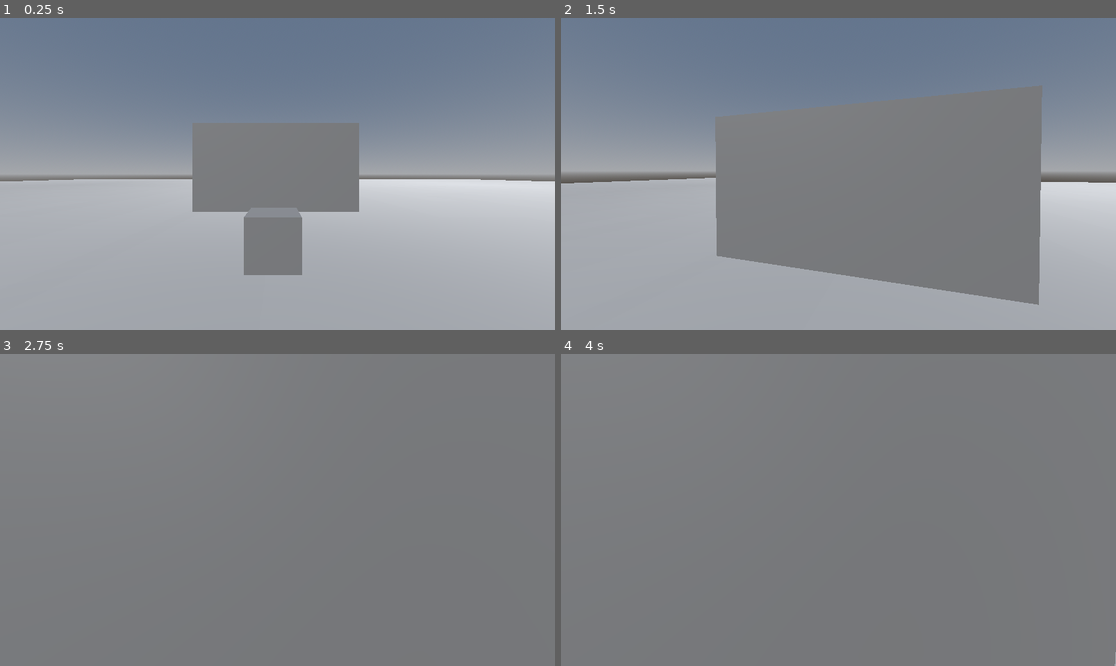
Above: before the commit, frames 1-4 (two rows, left to right).
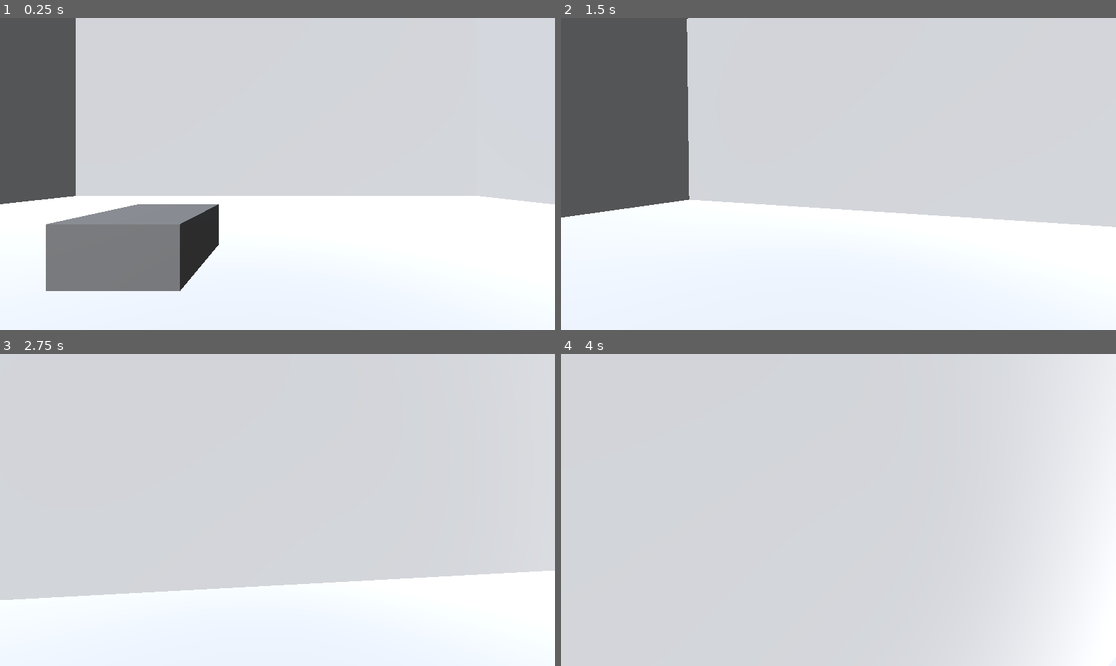
Above: after the commit, the same moments.

Repository: Piggo15/ten-game
Game: Godot game, scene res://Scenes/level_1.tscn
The game is run twice, just before and just after one commit, with the same random seed, the same clock (stepped at 60 frames per second) and the same inputs.
Inputs (mouse positions are in pixels of both pictures, inside the frame that each line leads up to):
- Up to frame 1 (0.25 s): no input
- Up to frame 2 (1.5 s): tap Enter at 0.5 s; move the mouse to (866, 174) at 0.52 s; hold W (forward) from 0.53 s (still down); tap Shift (sprint) at 0.6, 1.35 s; tap Space (jump) at 0.77 s; move the mouse to (810, 174) at 1.27 s
- Up to frame 3 (2.75 s): keep holding W (forward); tap Space (jump) at 1.52 s; move the mouse to (288, 503) at 2.02 s; tap Shift (sprint) at 2.1 s
- Up to frame 4 (4 s): keep holding W (forward); move the mouse to (832, 516) at 2.77 s; tap Shift (sprint) at 2.85, 3.6 s; tap Space (jump) at 3.02, 3.77 s; move the mouse to (877, 513) at 3.52 s

The runs differ from the first frame. In frame 1, 98% of the frame differs, in the area x 0-100%, y 0-100%; in frame 2, 98%; in frame 3, 100%; in frame 4, 100%.

Commit message:
O'Neil Work Day 1

Diff:
--- /dev/null
+++ b/Prefab Scenes/bulllet.tscn
@@ -0,0 +1,3 @@
+[gd_scene format=3 uid="uid://boeitesyamje6"]
+
+[node name="Bulllet" type="Node3D"]
--- /dev/null
+++ b/Prefab Scenes/target.tscn
@@ -0,0 +1,5 @@
+[gd_scene format=3 uid="uid://dsu8u5prumqk2"]
+
+[node name="Target" type="Node3D"]
+
+[node name="StaticBody3D" type="StaticBody3D" parent="."]
--- a/Scenes/level_1.tscn
+++ b/Scenes/level_1.tscn
@@ -1,6 +1,5 @@
-[gd_scene load_steps=10 format=3 uid="uid://c13voxbg0hp5d"]
+[gd_scene load_steps=7 format=3 uid="uid://c13voxbg0hp5d"]
 
-[ext_resource type="Material" uid="uid://dbnf0tc0op76j" path="res://Materials/Debug-Ground.tres" id="1_8ffim"]
 [ext_resource type="PackedScene" uid="uid://cxouty6o3ocgv" path="res://Prefab Scenes/player.tscn" id="1_vk57k"]
 
 [sub_resource type="ProceduralSkyMaterial" id="ProceduralSkyMaterial_vk57k"]
@@ -12,13 +11,12 @@
 background_mode = 2
 sky = SubResource("Sky_8ffim")
 
-[sub_resource type="WorldBoundaryShape3D" id="WorldBoundaryShape3D_qqy1o"]
+[sub_resource type="StandardMaterial3D" id="StandardMaterial3D_vk57k"]
+vertex_color_use_as_albedo = true
 
-[sub_resource type="PlaneMesh" id="PlaneMesh_vk57k"]
-
-[sub_resource type="BoxMesh" id="BoxMesh_8ffim"]
-
-[sub_resource type="BoxShape3D" id="BoxShape3D_xfk5q"]
+[sub_resource type="StandardMaterial3D" id="StandardMaterial3D_8ffim"]
+vertex_color_use_as_albedo = true
+albedo_color = Color(1, 0.25490198, 1, 1)
 
 [node name="Level 1" type="Node3D"]
 
@@ -28,34 +26,35 @@
 [node name="DirectionalLight3D" type="DirectionalLight3D" parent="."]
 transform = Transform3D(0.71721476, 0.47654918, -0.50843275, 0, 0.7296135, 0.68385977, 0.6968522, -0.4904743, 0.52328956, 0, 0, 0)
 
-[node name="Ground" type="StaticBody3D" parent="."]
+[node name="CharacterBody3D" parent="." instance=ExtResource("1_vk57k")]
+transform = Transform3D(1, 0, 0, 0, 1, 0, 0, 0, 1, 0, 1, 0)
 
-[node name="CollisionShape3D" type="CollisionShape3D" parent="Ground"]
-shape = SubResource("WorldBoundaryShape3D_qqy1o")
+[node name="Boxes" type="Node3D" parent="."]
 
-[node name="MeshInstance3D" type="MeshInstance3D" parent="Ground"]
-transform = Transform3D(64, 0, 0, 0, 1.005, 0, 0, 0, 64, 0, 0, 0)
-material_override = ExtResource("1_8ffim")
-mesh = SubResource("PlaneMesh_vk57k")
+[node name="CSGBox3D" type="CSGBox3D" parent="Boxes"]
+transform = Transform3D(1, 0, 0, 0, 1, 0, 0, 0, 1, 0, 7.9995003, 0)
+material_override = SubResource("StandardMaterial3D_vk57k")
+use_collision = true
+flip_faces = true
+size = Vector3(32, 16, 32)
 
-[node name="CharacterBody3D" parent="." instance=ExtResource("1_vk57k")]
+[node name="CSGBox3D2" type="CSGBox3D" parent="Boxes"]
+transform = Transform3D(1, 0, 0, 0, 1, 0, 0, 0, 1, -5, 0.5, 0)
+use_collision = true
+size = Vector3(2, 1, 2)
 
-[node name="Cube" type="StaticBody3D" parent="."]
-transform = Transform3D(1, 0, 0, 0, 1, 0, 0, 0, 1, 0, 0.50328064, -4)
+[node name="CSGBox3D3" type="CSGBox3D" parent="Boxes"]
+transform = Transform3D(1, 0, 0, 0, 1, 0, 0, 0, 1, -2.3777843, 0.5, -4)
+use_collision = true
+size = Vector3(2, 1, 2)
 
-[node name="MeshInstance3D" type="MeshInstance3D" parent="Cube"]
-mesh = SubResource("BoxMesh_8ffim")
+[node name="CSGBox3D5" type="CSGBox3D" parent="Boxes"]
+transform = Transform3D(1, 0, 0, 0, 1, 0, 0, 0, 1, 8.622215, 0.5, 1)
+use_collision = true
+size = Vector3(2, 1, 2)
 
-[node name="CollisionShape3D" type="CollisionShape3D" parent="Cube"]
-shape = SubResource("BoxShape3D_xfk5q")
-
-[node name="Cube2" type="StaticBody3D" parent="."]
-transform = Transform3D(1, 0, 0, 0, 1, 0, 0, 0, 1, 0, 0.50328064, -9.966866)
-
-[node name="MeshInstance3D" type="MeshInstance3D" parent="Cube2"]
-transform = Transform3D(7.765077, 0, 0, 0, 4.2201424, 0, 0, 0, 1, 0, 1.5165691, 0)
-mesh = SubResource("BoxMesh_8ffim")
-
-[node name="CollisionShape3D" type="CollisionShape3D" parent="Cube2"]
-transform = Transform3D(7.765077, 0, 0, 0, 4.2201424, 0, 0, 0, 1, 0, 1.5165691, 0)
-shape = SubResource("BoxShape3D_xfk5q")
+[node name="CSGBox3D4" type="CSGBox3D" parent="Boxes"]
+transform = Transform3D(1, 0, 0, 0, 1, 0, 0, 0, 1, 4.6222157, 1, 4)
+use_collision = true
+size = Vector3(2, 2, 2)
+material = SubResource("StandardMaterial3D_8ffim")
--- a/Scripts/player.gd
+++ b/Scripts/player.gd
@@ -4,8 +4,10 @@
 @export var sprint_speed = 7.5
 @export var jump_velocity = 4.5
 @export var sensitivity = 0.005
+@export var rest_fov = 75.0
+@export var fov_change_speed = 1.5
 @export var view_bob = true
-@export var bob_frequency = 2
+@export var bob_frequency = 2.0
 @export var bob_amplitude = 0.08
 
 var speed = walk_speed
@@ -59,6 +61,11 @@
 		velocity.x = lerp(velocity.x, direction.x * speed, delta * 3)
 		velocity.z = lerp(velocity.z, direction.z * speed, delta * 3)
 
+	# fov
+	var velocity_clamped = clamp(velocity.length(), 0.5, sprint_speed * 2)
+	var target_fov = rest_fov + fov_change_speed * velocity_clamped
+	camera.fov = lerp(camera.fov, target_fov, delta * 8.0)
+
 	# head bob
 	bob_t += delta * velocity.length() * float(is_on_floor())
 	camera.transform.origin = headbob(bob_t)
